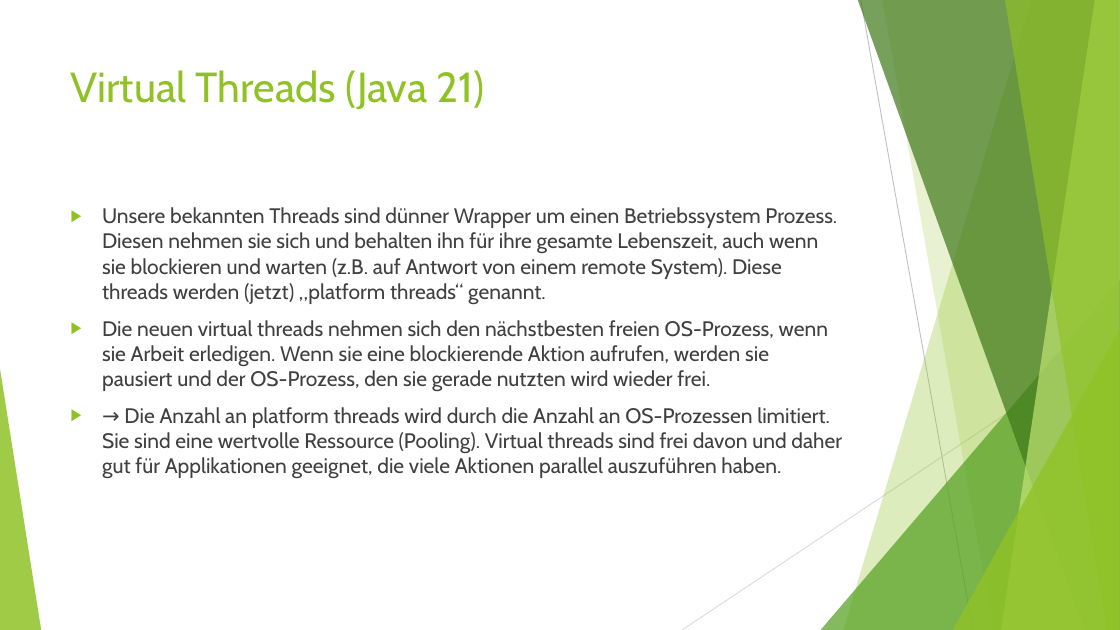
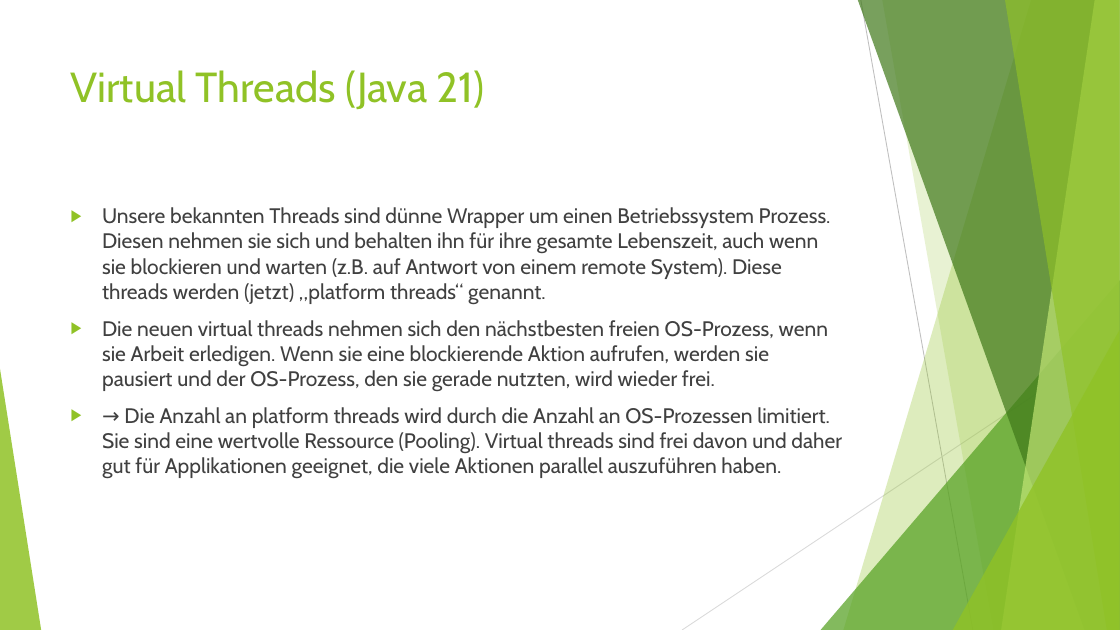
Before and after one commit to MichaelZett/20250210_java_12_17, a slide deck: slide 81 of Neuerungen_Java_12_17.pptx (slide 55 before the commit). Drawn at 1120x630 pixels with LibreOffice and Linux fonts; fonts in the diff are those of the drawing. Boxes give left, top, right and bottom in pixels: in the first picture for what was removed or moved away, otherwise in the second. Text is boxed around its words. In the diff, an @@ line names an element or a change of style, - is before the commit and + after.

```diff
--- a/Neuerungen_Java_12_17.pptx
+++ b/Neuerungen_Java_12_17.pptx
@@ text at bbox=[102, 207, 831, 391]: text changed @@
-▶ Unsere bekannten Threads sind dünner Wrapper um einen Betriebssystem Prozess. Diesen nehmen sie sich und behalten ihn für ihre gesamte Lebenszeit, auch wenn sie blockieren und warten (z.B. auf Antwort von einem remote System). Diese threads werden (jetzt) „platform threads“ genannt.
-▶ Die neuen virtual threads nehmen sich den nächstbesten freien OS-Prozess, wenn sie Arbeit erledigen. Wenn sie eine blockierende Aktion aufrufen, werden sie pausiert und der OS-Prozess, den sie gerade nutzten wird wieder frei.
+▶ Unsere bekannten Threads sind dünne Wrapper um einen Betriebssystem Prozess. Diesen nehmen sie sich und behalten ihn für ihre gesamte Lebenszeit, auch wenn sie blockieren und warten (z.B. auf Antwort von einem remote System). Diese threads werden (jetzt) „platform threads“ genannt.
+▶ Die neuen virtual threads nehmen sich den nächstbesten freien OS-Prozess, wenn sie Arbeit erledigen. Wenn sie eine blockierende Aktion aufrufen, werden sie pausiert und der OS-Prozess, den sie gerade nutzten, wird wieder frei.
```
Also in this commit, not shown: 28 other slides changed, 24 slides added, 3 slides removed, 34 other files.
